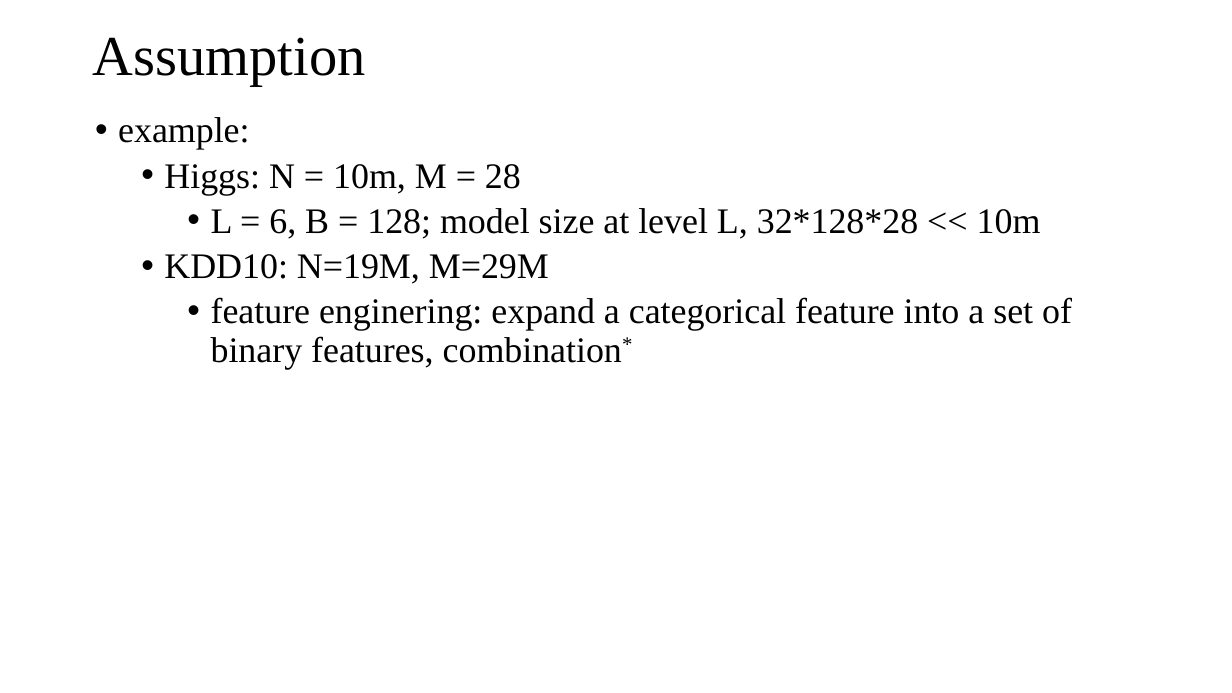
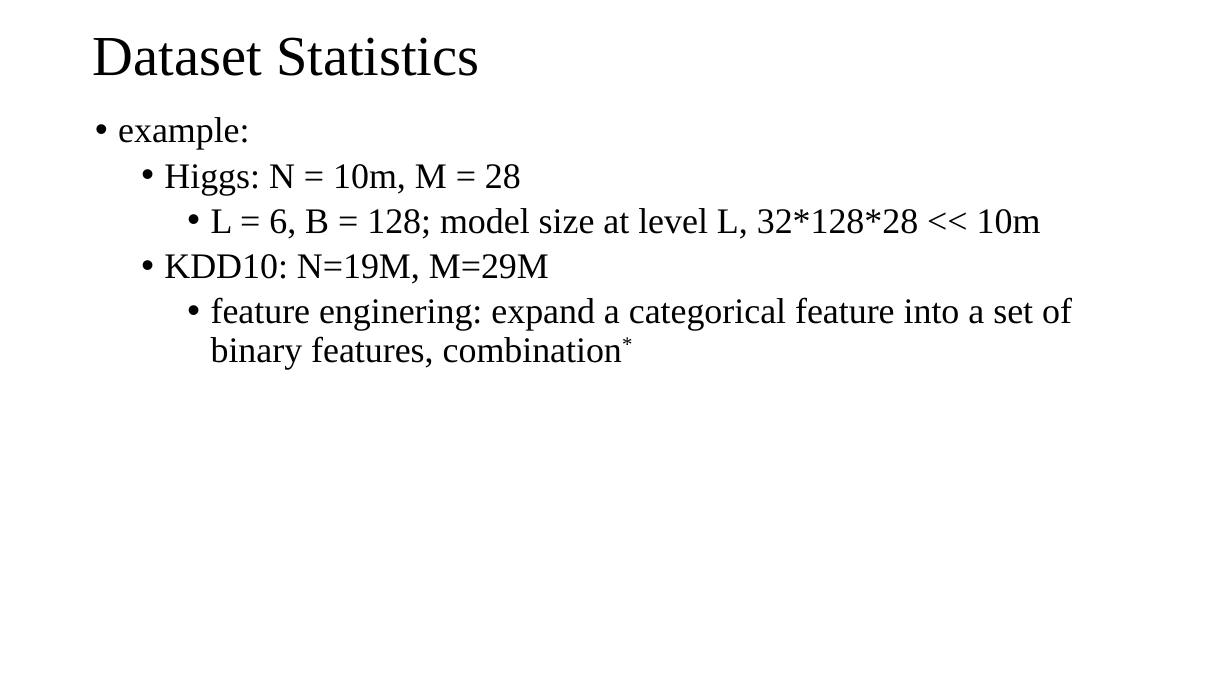
Before and after one commit to DSC-SPIDAL/harp, a slide deck: slide 18 of doc/meeting/0919-DistributedGBT-II/DistributedGBT-II-09192018.pptx. Drawn at 1232x693 pixels with LibreOffice and Linux fonts; fonts in the diff are those of the drawing. Boxes give left, top, right and bottom in pixels: in the first picture for what was removed or moved away, otherwise in the second. Text is boxed around its words. In the diff, an @@ line names an element or a change of style, - is before the commit and + after.

```diff
--- a/doc/meeting/0919-DistributedGBT-II/DistributedGBT-II-09192018.pptx
+++ b/doc/meeting/0919-DistributedGBT-II/DistributedGBT-II-09192018.pptx
@@ title at (x1=93, y1=37, x2=480, y2=76): text changed @@
-Assumption
+Dataset Statistics
```
Also in this commit, not shown: 14 other slides changed, 1 slide added, 1 slide removed, 4 other files.
